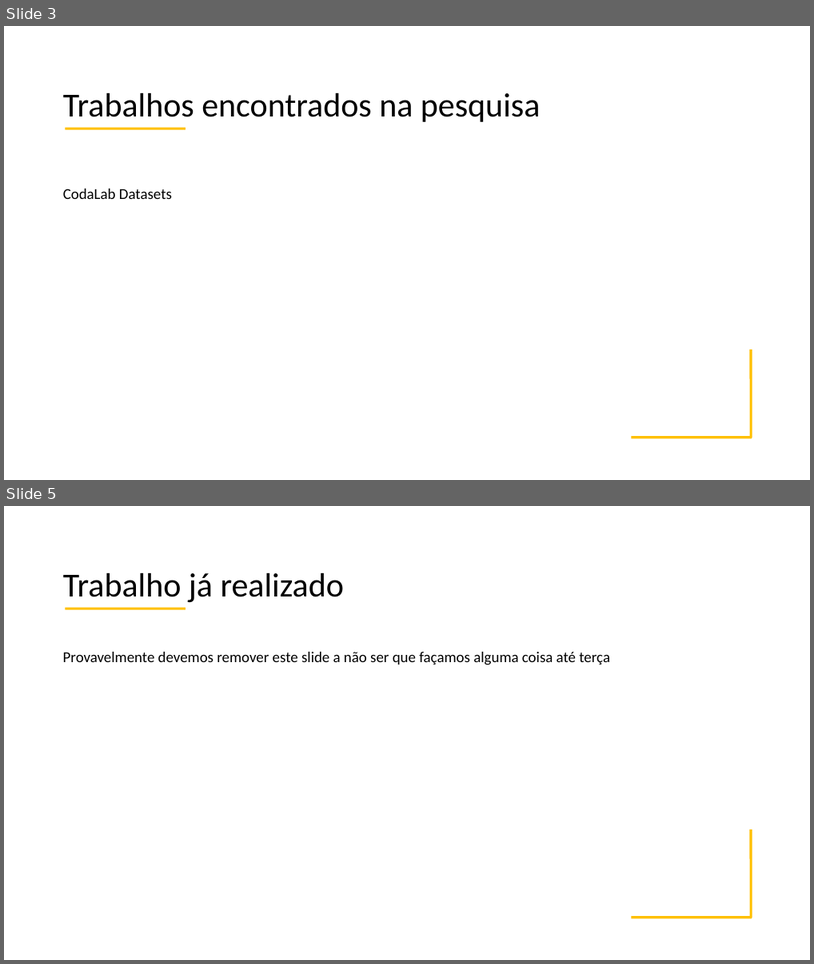
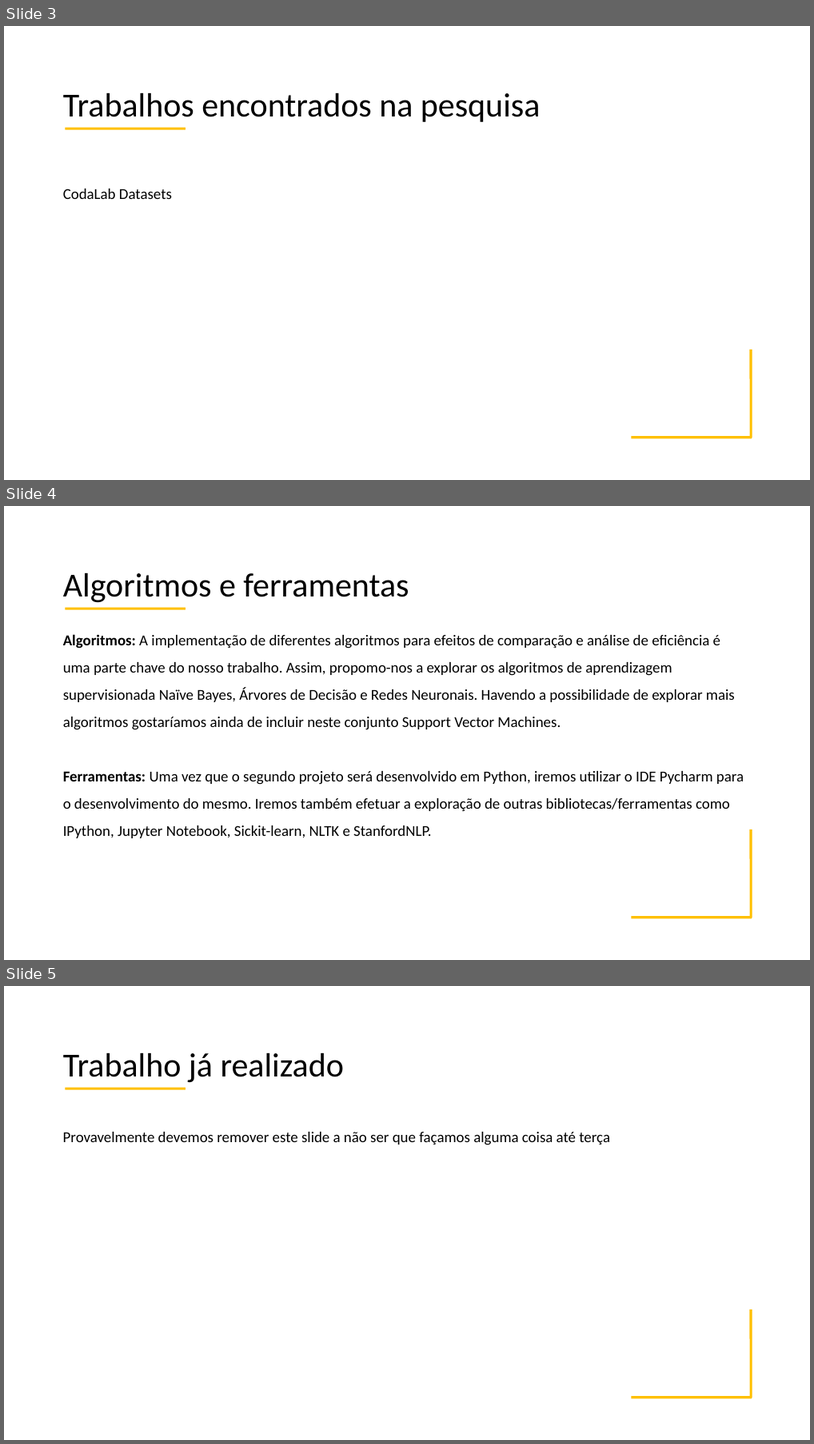
Before and after one commit to MiguelSimoes35/FEUP-IART, a slide deck: Proj2/docs/pp_checkpoint.odp. Shown one above the other, each under a label of ours: slides 3 and 5 before the commit, slides 3, 4 and 5 after it; the slides between them are not shown. The pictures are 814x964 and 814x1444 pixels, drawn with LibreOffice and Linux fonts; fonts in the diff are those of the drawing. Boxes give left, top, right and bottom in pixels: in the first picture for what was removed or moved away, otherwise in the second. Text is boxed around its words. In the diff, an @@ line names an element or a change of style, - is before the commit and + after.

```diff
--- a/Proj2/docs/pp_checkpoint.odp
+++ b/Proj2/docs/pp_checkpoint.odp
@@ slide 4 added at [4, 506, 810, 960], background #FFFFFF @@
@@ title added at [63, 573, 409, 603], 40 pt, text #000000 @@
+Algoritmos e ferramentas
@@ line added from (65, 608) to (186, 608), #FFC000 3 pt @@
@@ text added at [63, 634, 744, 838], 18 pt, text #000000 @@
+Algoritmos: A implementação de diferentes algoritmos para efeitos de comparação e análise de eficiência é uma parte chave do nosso trabalho. Assim, propomo-nos a explorar os algoritmos de aprendizagem supervisionada Naïve Bayes, Árvores de Decisão e Redes Neuronais. Havendo a possibilidade de explorar mais algoritmos gostaríamos ainda de incluir neste conjunto Support Vector Machines.
+Ferramentas: Uma vez que o segundo projeto será desenvolvido em Python, iremos utilizar o IDE Pycharm para o desenvolvimento do mesmo. Iremos também efetuar a exploração de outras bibliotecas/ferramentas como IPython, Jupyter Notebook, Sickit-learn, NLTK e StanfordNLP.
@@ line added from (752, 829) to (752, 918), #FFC000 3 pt @@
@@ line added from (631, 917) to (752, 917), #FFC000 3 pt @@
```
Also in this commit, not shown: 1 slide removed.
